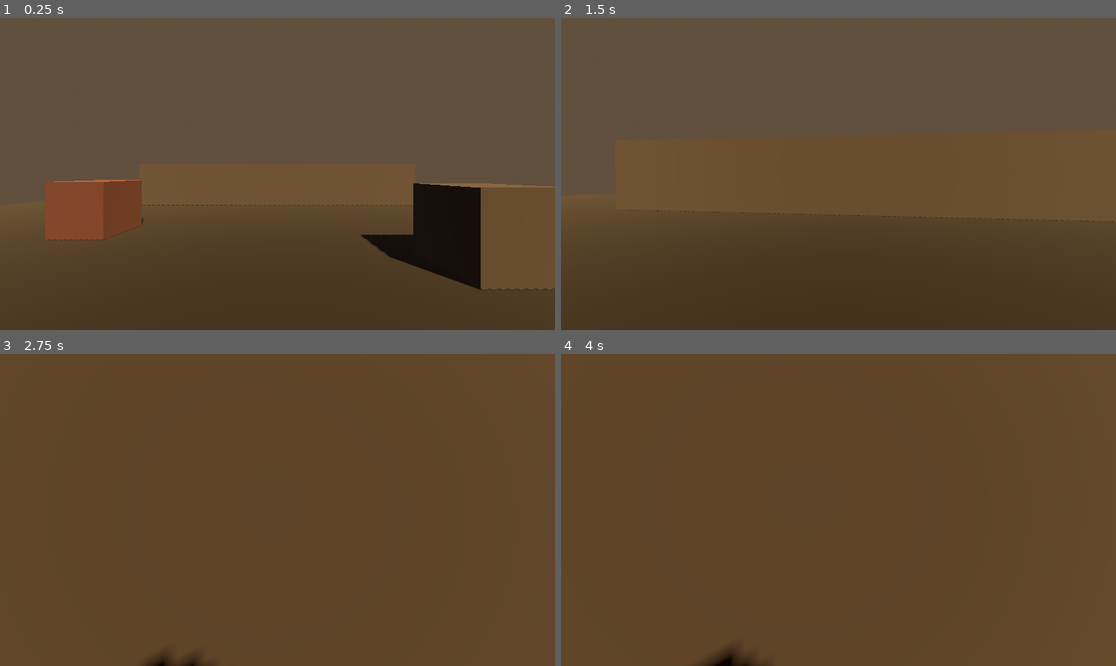
Above: before the commit, frames 1-4 (two rows, left to right).
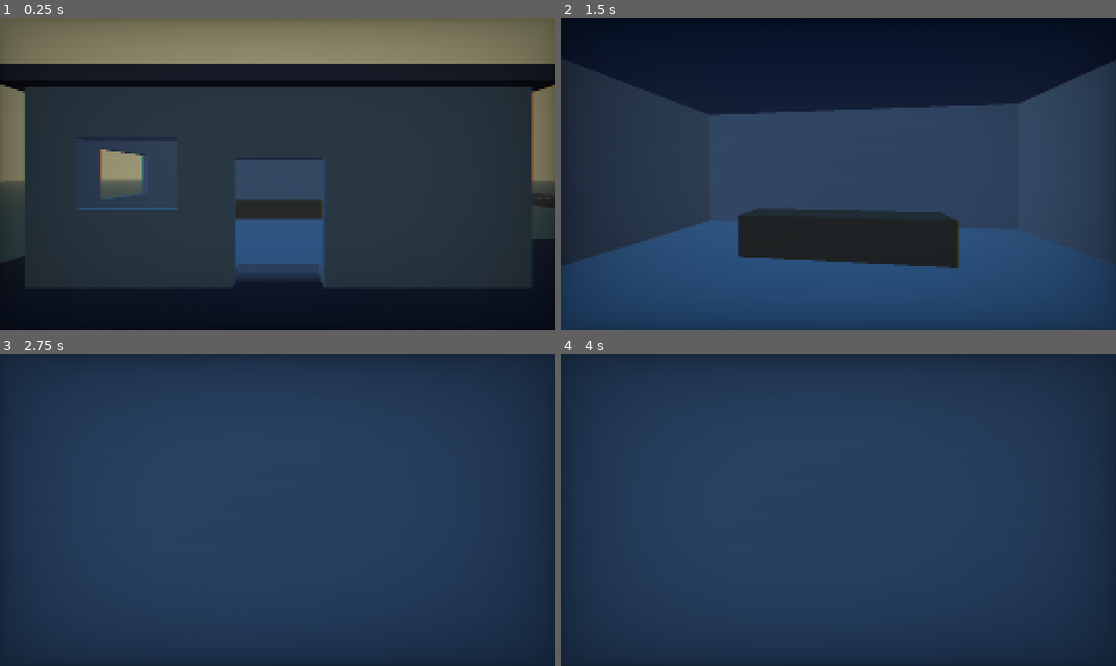
Above: after the commit, the same moments.

Repository: NorthSideXD/Apocalyptic-Inconvenience
Game: Godot game, scene res://scenes/game.tscn
Same seed, same stepped clock (60 frames per second), same inputs: the game is played once before the commit and once after it.
Inputs (mouse positions are in pixels of both pictures, inside the frame that each line leads up to):
- Up to frame 1 (0.25 s): no input
- Up to frame 2 (1.5 s): tap Enter (ui_accept) at 0.5, 0.77 s; move the mouse to (866, 174) at 0.52 s; hold Shift (sprint) 0.53-1.28 s; hold W (move_forward) from 0.53 s (still down); move the mouse to (810, 174) at 1.27 s; tap Shift (sprint) at 1.35 s
- Up to frame 3 (2.75 s): keep holding W (move_forward); tap Enter (ui_accept) at 1.52 s; move the mouse to (288, 503) at 2.02 s; hold Shift (sprint) from 2.03 s (still down)
- Up to frame 4 (4 s): keep holding W (move_forward); move the mouse to (832, 516) at 2.77 s; release Shift (sprint) at 2.78 s; tap Shift (sprint) at 2.85 s; tap Enter (ui_accept) at 3.02, 3.77 s; move the mouse to (877, 513) at 3.52 s; hold Shift (sprint) from 3.53 s (still down)

The runs differ from the first frame. In frame 1, 96% of the frame differs, in the area x 0-100%, y 0-100%; in frame 2, 100%; in frame 3, 100%; in frame 4, 100%.

Commit message:
Added game (night is pitch black :sob:)

Diff:
--- a/apocalyptic-inconvenience/project.godot
+++ b/apocalyptic-inconvenience/project.godot
@@ -14,6 +14,10 @@
 run/main_scene="res://scenes/game.tscn"
 config/features=PackedStringArray("4.5", "Forward Plus")
 config/icon="res://icon.svg"
+
+[display]
+
+window/size/mode=2
 
 [input]
 
--- a/apocalyptic-inconvenience/scenes/game.tscn
+++ b/apocalyptic-inconvenience/scenes/game.tscn
@@ -1,13 +1,16 @@
-[gd_scene load_steps=13 format=3]
+[gd_scene load_steps=14 format=3]
 
 [ext_resource type="Script" path="res://scripts/game.gd" id="1"]
 [ext_resource type="PackedScene" path="res://scenes/player.tscn" id="2"]
+[ext_resource type="PackedScene" path="res://scenes/gas_station.tscn" id="3"]
+[ext_resource type="Script" path="res://scripts/day_night_cycle.gd" id="4"]
+[ext_resource type="Shader" path="res://shaders/retro_post_process.gdshader" id="5"]
 
 [sub_resource type="ProceduralSkyMaterial" id="ProceduralSkyMaterial_1"]
-sky_top_color = Color(0.1, 0.1, 0.15, 1)
-sky_horizon_color = Color(0.3, 0.2, 0.15, 1)
-ground_bottom_color = Color(0.05, 0.05, 0.05, 1)
-ground_horizon_color = Color(0.3, 0.2, 0.15, 1)
+sky_top_color = Color(0.2, 0.35, 0.55, 1)
+sky_horizon_color = Color(0.6, 0.55, 0.45, 1)
+ground_bottom_color = Color(0.15, 0.12, 0.1, 1)
+ground_horizon_color = Color(0.6, 0.55, 0.45, 1)
 
 [sub_resource type="Sky" id="Sky_1"]
 sky_material = SubResource("ProceduralSkyMaterial_1")
@@ -17,31 +20,35 @@
 sky = SubResource("Sky_1")
 tonemap_mode = 2
 fog_enabled = true
-fog_light_color = Color(0.3, 0.25, 0.2, 1)
-fog_density = 0.01
+fog_light_color = Color(0.5, 0.45, 0.35, 1)
+fog_density = 0.008
 volumetric_fog_enabled = true
-volumetric_fog_density = 0.02
+volumetric_fog_density = 0.015
 
-[sub_resource type="BoxShape3D" id="BoxShape3D_ground"]
-size = Vector3(40, 1, 40)
+[sub_resource type="StandardMaterial3D" id="mat_desert"]
+albedo_color = Color(0.6, 0.5, 0.35, 1)
 
-[sub_resource type="BoxMesh" id="BoxMesh_ground"]
-size = Vector3(40, 1, 40)
+[sub_resource type="StandardMaterial3D" id="mat_road"]
+albedo_color = Color(0.18, 0.18, 0.18, 1)
 
-[sub_resource type="StandardMaterial3D" id="StandardMaterial3D_ground"]
-albedo_color = Color(0.25, 0.22, 0.18, 1)
+[sub_resource type="StandardMaterial3D" id="mat_road_line"]
+albedo_color = Color(0.7, 0.65, 0.2, 1)
 
-[sub_resource type="BoxShape3D" id="BoxShape3D_block"]
-size = Vector3(2, 2, 2)
+[sub_resource type="StandardMaterial3D" id="mat_parking"]
+albedo_color = Color(0.22, 0.21, 0.2, 1)
 
-[sub_resource type="BoxMesh" id="BoxMesh_block"]
-size = Vector3(2, 2, 2)
-
-[sub_resource type="StandardMaterial3D" id="StandardMaterial3D_block1"]
-albedo_color = Color(0.4, 0.35, 0.3, 1)
-
-[sub_resource type="StandardMaterial3D" id="StandardMaterial3D_block2"]
-albedo_color = Color(0.5, 0.3, 0.25, 1)
+[sub_resource type="ShaderMaterial" id="ShaderMaterial_retro"]
+shader = ExtResource("5")
+shader_parameter/pixel_size = 3.0
+shader_parameter/scanline_strength = 0.12
+shader_parameter/scanline_frequency = 400.0
+shader_parameter/color_bleed = 0.25
+shader_parameter/vignette_strength = 0.4
+shader_parameter/aberration = 0.8
+shader_parameter/shadow_tint = Color(0.25, 0.12, 0.35, 1)
+shader_parameter/midtone_tint = Color(0.15, 0.3, 0.18, 1)
+shader_parameter/highlight_tint = Color(0.28, 0.38, 0.22, 1)
+shader_parameter/tint_strength = 0.35
 
 [node name="Game" type="Node3D"]
 script = ExtResource("1")
@@ -50,82 +57,59 @@
 environment = SubResource("Environment_1")
 
 [node name="DirectionalLight3D" type="DirectionalLight3D" parent="."]
-transform = Transform3D(0.866, -0.354, 0.354, 0, 0.707, 0.707, -0.5, -0.612, 0.612, 0, 10, 0)
-light_color = Color(0.9, 0.8, 0.6, 1)
-light_energy = 0.8
+transform = Transform3D(0.866, -0.354, 0.354, 0, 0.707, 0.707, -0.5, -0.612, 0.612, 0, 20, 0)
+light_color = Color(1, 0.95, 0.8, 1)
+light_energy = 1.0
 shadow_enabled = true
 
-[node name="Ground" type="StaticBody3D" parent="."]
-transform = Transform3D(1, 0, 0, 0, 1, 0, 0, 0, 1, 0, -0.5, 0)
+[node name="DayNightCycle" type="Node3D" parent="."]
+script = ExtResource("4")
+day_duration_seconds = 180.0
+time_of_day = 0.35
 
-[node name="CollisionShape3D" type="CollisionShape3D" parent="Ground"]
-shape = SubResource("BoxShape3D_ground")
+[node name="DesertGround" type="CSGBox3D" parent="."]
+transform = Transform3D(1, 0, 0, 0, 1, 0, 0, 0, 1, 0, -0.25, 0)
+use_collision = true
+size = Vector3(200, 0.5, 200)
+material = SubResource("mat_desert")
 
-[node name="MeshInstance3D" type="MeshInstance3D" parent="Ground"]
-mesh = SubResource("BoxMesh_ground")
-surface_material_override/0 = SubResource("StandardMaterial3D_ground")
+[node name="Highway" type="CSGBox3D" parent="."]
+transform = Transform3D(1, 0, 0, 0, 1, 0, 0, 0, 1, 25, 0.02, 0)
+use_collision = true
+size = Vector3(12, 0.1, 200)
+material = SubResource("mat_road")
+
+[node name="HighwayCenterLine" type="CSGBox3D" parent="."]
+transform = Transform3D(1, 0, 0, 0, 1, 0, 0, 0, 1, 25, 0.08, 0)
+size = Vector3(0.2, 0.02, 200)
+material = SubResource("mat_road_line")
+
+[node name="ParkingLot" type="CSGBox3D" parent="."]
+transform = Transform3D(1, 0, 0, 0, 1, 0, 0, 0, 1, 5, 0.01, 10)
+use_collision = true
+size = Vector3(24, 0.08, 18)
+material = SubResource("mat_parking")
+
+[node name="AccessRoad" type="CSGBox3D" parent="."]
+transform = Transform3D(1, 0, 0, 0, 1, 0, 0, 0, 1, 17, 0.01, 10)
+use_collision = true
+size = Vector3(8, 0.08, 8)
+material = SubResource("mat_road")
+
+[node name="GasStation" parent="." instance=ExtResource("3")]
+transform = Transform3D(1, 0, 0, 0, 1, 0, 0, 0, 1, 0, 0, 0)
 
 [node name="Player" parent="." instance=ExtResource("2")]
-transform = Transform3D(1, 0, 0, 0, 1, 0, 0, 0, 1, 0, 1, 0)
+transform = Transform3D(1, 0, 0, 0, 1, 0, 0, 0, 1, 0, 1, 8)
 
-[node name="Block1" type="StaticBody3D" parent="."]
-transform = Transform3D(1, 0, 0, 0, 1, 0, 0, 0, 1, 5, 1, -5)
+[node name="PostProcess" type="CanvasLayer" parent="."]
+layer = 10
 
-[node name="CollisionShape3D" type="CollisionShape3D" parent="Block1"]
-shape = SubResource("BoxShape3D_block")
-
-[node name="MeshInstance3D" type="MeshInstance3D" parent="Block1"]
-mesh = SubResource("BoxMesh_block")
-surface_material_override/0 = SubResource("StandardMaterial3D_block1")
-
-[node name="Block2" type="StaticBody3D" parent="."]
-transform = Transform3D(1, 0, 0, 0, 1, 0, 0, 0, 1, -4, 1, 3)
-
-[node name="CollisionShape3D" type="CollisionShape3D" parent="Block2"]
-shape = SubResource("BoxShape3D_block")
-
-[node name="MeshInstance3D" type="MeshInstance3D" parent="Block2"]
-mesh = SubResource("BoxMesh_block")
-surface_material_override/0 = SubResource("StandardMaterial3D_block2")
-
-[node name="Block3" type="StaticBody3D" parent="."]
-transform = Transform3D(1, 0, 0, 0, 1, 0, 0, 0, 1, 8, 1, 6)
-
-[node name="CollisionShape3D" type="CollisionShape3D" parent="Block3"]
-shape = SubResource("BoxShape3D_block")
-
-[node name="MeshInstance3D" type="MeshInstance3D" parent="Block3"]
-mesh = SubResource("BoxMesh_block")
-surface_material_override/0 = SubResource("StandardMaterial3D_block1")
-
-[node name="Block4" type="StaticBody3D" parent="."]
-transform = Transform3D(1, 0, 0, 0, 1, 0, 0, 0, 1, -7, 1, -8)
-
-[node name="CollisionShape3D" type="CollisionShape3D" parent="Block4"]
-shape = SubResource("BoxShape3D_block")
-
-[node name="MeshInstance3D" type="MeshInstance3D" parent="Block4"]
-mesh = SubResource("BoxMesh_block")
-surface_material_override/0 = SubResource("StandardMaterial3D_block2")
-
-[node name="Wall_North" type="StaticBody3D" parent="."]
-transform = Transform3D(1, 0, 0, 0, 1, 0, 0, 0, 1, 0, 1.5, -15)
-
-[node name="CollisionShape3D" type="CollisionShape3D" parent="Wall_North"]
-shape = SubResource("BoxShape3D_block")
-
-[node name="MeshInstance3D" type="MeshInstance3D" parent="Wall_North"]
-transform = Transform3D(10, 0, 0, 0, 1.5, 0, 0, 0, 0.25, 0, 0, 0)
-mesh = SubResource("BoxMesh_block")
-surface_material_override/0 = SubResource("StandardMaterial3D_block1")
-
-[node name="Wall_South" type="StaticBody3D" parent="."]
-transform = Transform3D(1, 0, 0, 0, 1, 0, 0, 0, 1, 0, 1.5, 15)
-
-[node name="CollisionShape3D" type="CollisionShape3D" parent="Wall_South"]
-shape = SubResource("BoxShape3D_block")
-
-[node name="MeshInstance3D" type="MeshInstance3D" parent="Wall_South"]
-transform = Transform3D(10, 0, 0, 0, 1.5, 0, 0, 0, 0.25, 0, 0, 0)
-mesh = SubResource("BoxMesh_block")
-surface_material_override/0 = SubResource("StandardMaterial3D_block1")
+[node name="RetroFilter" type="ColorRect" parent="PostProcess"]
+anchors_preset = 15
+anchor_right = 1.0
+anchor_bottom = 1.0
+grow_horizontal = 2
+grow_vertical = 2
+mouse_filter = 2
+material = SubResource("ShaderMaterial_retro")
--- /dev/null
+++ b/apocalyptic-inconvenience/scenes/gas_station.tscn
@@ -0,0 +1,114 @@
+[gd_scene load_steps=8 format=3]
+
+[sub_resource type="StandardMaterial3D" id="mat_walls"]
+albedo_color = Color(0.55, 0.5, 0.42, 1)
+
+[sub_resource type="StandardMaterial3D" id="mat_roof"]
+albedo_color = Color(0.35, 0.3, 0.28, 1)
+
+[sub_resource type="StandardMaterial3D" id="mat_floor"]
+albedo_color = Color(0.4, 0.38, 0.35, 1)
+
+[sub_resource type="StandardMaterial3D" id="mat_canopy"]
+albedo_color = Color(0.6, 0.58, 0.55, 1)
+
+[sub_resource type="StandardMaterial3D" id="mat_pillar"]
+albedo_color = Color(0.5, 0.48, 0.45, 1)
+
+[sub_resource type="StandardMaterial3D" id="mat_pump"]
+albedo_color = Color(0.7, 0.25, 0.2, 1)
+
+[sub_resource type="StandardMaterial3D" id="mat_counter"]
+albedo_color = Color(0.45, 0.35, 0.25, 1)
+
+[node name="GasStation" type="Node3D"]
+
+[node name="BuildingShell" type="CSGCombiner3D" parent="."]
+use_collision = true
+
+[node name="Outer" type="CSGBox3D" parent="BuildingShell"]
+transform = Transform3D(1, 0, 0, 0, 1, 0, 0, 0, 1, 0, 2, 0)
+size = Vector3(10, 4, 8)
+material = SubResource("mat_walls")
+
+[node name="Interior" type="CSGBox3D" parent="BuildingShell"]
+transform = Transform3D(1, 0, 0, 0, 1, 0, 0, 0, 1, 0, 2.1, 0)
+operation = 2
+size = Vector3(9.6, 3.6, 7.6)
+
+[node name="Doorway" type="CSGBox3D" parent="BuildingShell"]
+transform = Transform3D(1, 0, 0, 0, 1, 0, 0, 0, 1, 0, 1.3, 4)
+operation = 2
+size = Vector3(1.8, 2.6, 1.0)
+
+[node name="WindowLeft" type="CSGBox3D" parent="BuildingShell"]
+transform = Transform3D(1, 0, 0, 0, 1, 0, 0, 0, 1, -5, 2.3, 1.5)
+operation = 2
+size = Vector3(1.0, 1.4, 2.0)
+
+[node name="WindowFront" type="CSGBox3D" parent="BuildingShell"]
+transform = Transform3D(1, 0, 0, 0, 1, 0, 0, 0, 1, -3.0, 2.3, 4)
+operation = 2
+size = Vector3(2.0, 1.4, 1.0)
+
+[node name="Roof" type="CSGBox3D" parent="."]
+transform = Transform3D(1, 0, 0, 0, 1, 0, 0, 0, 1, 0, 4.15, 0)
+use_collision = true
+size = Vector3(10.6, 0.3, 8.6)
+material = SubResource("mat_roof")
+
+[node name="Floor" type="CSGBox3D" parent="."]
+transform = Transform3D(1, 0, 0, 0, 1, 0, 0, 0, 1, 0, 0.05, 0)
+size = Vector3(9.5, 0.1, 7.5)
+material = SubResource("mat_floor")
+
+[node name="Counter" type="CSGBox3D" parent="."]
+transform = Transform3D(1, 0, 0, 0, 1, 0, 0, 0, 1, 0, 0.55, -1.5)
+use_collision = true
+size = Vector3(4.0, 1.1, 0.8)
+material = SubResource("mat_counter")
+
+[node name="Canopy" type="Node3D" parent="."]
+transform = Transform3D(1, 0, 0, 0, 1, 0, 0, 0, 1, 0, 0, 12)
+
+[node name="Roof" type="CSGBox3D" parent="Canopy"]
+transform = Transform3D(1, 0, 0, 0, 1, 0, 0, 0, 1, 0, 3.8, 0)
+use_collision = true
+size = Vector3(9, 0.25, 6)
+material = SubResource("mat_canopy")
+
+[node name="Pillar_FL" type="CSGBox3D" parent="Canopy"]
+transform = Transform3D(1, 0, 0, 0, 1, 0, 0, 0, 1, -3.8, 1.9, -2.5)
+use_collision = true
+size = Vector3(0.3, 3.8, 0.3)
+material = SubResource("mat_pillar")
+
+[node name="Pillar_FR" type="CSGBox3D" parent="Canopy"]
+transform = Transform3D(1, 0, 0, 0, 1, 0, 0, 0, 1, 3.8, 1.9, -2.5)
+use_collision = true
+size = Vector3(0.3, 3.8, 0.3)
+material = SubResource("mat_pillar")
+
+[node name="Pillar_BL" type="CSGBox3D" parent="Canopy"]
+transform = Transform3D(1, 0, 0, 0, 1, 0, 0, 0, 1, -3.8, 1.9, 2.5)
+use_collision = true
+size = Vector3(0.3, 3.8, 0.3)
+material = SubResource("mat_pillar")
+
+[node name="Pillar_BR" type="CSGBox3D" parent="Canopy"]
+transform = Transform3D(1, 0, 0, 0, 1, 0, 0, 0, 1, 3.8, 1.9, 2.5)
+use_collision = true
+size = Vector3(0.3, 3.8, 0.3)
+material = SubResource("mat_pillar")
+
+[node name="FuelPump1" type="CSGBox3D" parent="Canopy"]
+transform = Transform3D(1, 0, 0, 0, 1, 0, 0, 0, 1, -1.5, 0.75, 0)
+use_collision = true
+size = Vector3(0.6, 1.5, 0.5)
+material = SubResource("mat_pump")
+
+[node name="FuelPump2" type="CSGBox3D" parent="Canopy"]
+transform = Transform3D(1, 0, 0, 0, 1, 0, 0, 0, 1, 1.5, 0.75, 0)
+use_collision = true
+size = Vector3(0.6, 1.5, 0.5)
+material = SubResource("mat_pump")
--- /dev/null
+++ b/apocalyptic-inconvenience/scripts/day_night_cycle.gd
@@ -0,0 +1,84 @@
+extends Node3D
+
+@export var day_duration_seconds := 120.0  # Full day cycle length
+@export var time_of_day := 0.3              # 0.0 = midnight, 0.25 = sunrise, 0.5 = noon, 0.75 = sunset
+
+@onready var sun: DirectionalLight3D = $"../DirectionalLight3D"
+@onready var world_env: WorldEnvironment = $"../WorldEnvironment"
+
+# Sky colors
+var sky_day_top := Color(0.2, 0.35, 0.55)
+var sky_day_horizon := Color(0.6, 0.55, 0.45)
+var sky_night_top := Color(0.03, 0.03, 0.06)
+var sky_night_horizon := Color(0.08, 0.06, 0.1)
+var sky_sunset_top := Color(0.15, 0.1, 0.2)
+var sky_sunset_horizon := Color(0.7, 0.3, 0.15)
+
+# Sun colors
+var sun_day_color := Color(1.0, 0.95, 0.8)
+var sun_sunset_color := Color(1.0, 0.5, 0.2)
+var sun_night_color := Color(0.15, 0.15, 0.3)
+
+var sky_material: ProceduralSkyMaterial
+
+func _ready() -> void:
+	sky_material = world_env.environment.sky.sky_material as ProceduralSkyMaterial
+
+func _process(delta: float) -> void:
+	time_of_day += delta / day_duration_seconds
+	if time_of_day >= 1.0:
+		time_of_day -= 1.0
+
+	_update_sun()
+	_update_sky()
+	_update_fog()
+
+func _update_sun() -> void:
+	# Rotate sun through the sky (0.5 = noon = overhead)
+	var sun_angle := (time_of_day - 0.25) * TAU
+	sun.rotation_degrees = Vector3(rad_to_deg(sun_angle), -30.0, 0.0)
+
+	# Sun intensity: strong during day, off at night
+	var day_factor := _get_day_factor()
+	sun.light_energy = lerpf(0.02, 1.0, day_factor)
+
+	# Sun color shifts at sunset/sunrise
+	var sunset_factor := _get_sunset_factor()
+	var base_color := sun_day_color.lerp(sun_night_color, 1.0 - day_factor)
+	sun.light_color = base_color.lerp(sun_sunset_color, sunset_factor)
+
+func _update_sky() -> void:
+	var day_factor := _get_day_factor()
+	var sunset_factor := _get_sunset_factor()
+
+	var top := sky_day_top.lerp(sky_night_top, 1.0 - day_factor)
+	top = top.lerp(sky_sunset_top, sunset_factor)
+
+	var horizon := sky_day_horizon.lerp(sky_night_horizon, 1.0 - day_factor)
+	horizon = horizon.lerp(sky_sunset_horizon, sunset_factor)
+
+	sky_material.sky_top_color = top
+	sky_material.sky_horizon_color = horizon
+	sky_material.ground_horizon_color = horizon
+	sky_material.ground_bottom_color = top.darkened(0.5)
+
+func _update_fog() -> void:
+	var day_factor := _get_day_factor()
+	var env := world_env.environment
+
+	env.fog_light_color = sky_material.sky_horizon_color.darkened(0.2)
+	env.fog_density = lerpf(0.015, 0.005, day_factor)
+	env.volumetric_fog_density = lerpf(0.035, 0.015, day_factor)
+
+# 1.0 = full day, 0.0 = full night
+func _get_day_factor() -> float:
+	# Day runs roughly from 0.25 (sunrise) to 0.75 (sunset)
+	var dist_from_noon := absf(time_of_day - 0.5)
+	return clampf(1.0 - smoothstep(0.15, 0.3, dist_from_noon), 0.0, 1.0)
+
+# 1.0 = peak sunset/sunrise, 0.0 = not sunset
+func _get_sunset_factor() -> float:
+	var sunrise_dist := absf(time_of_day - 0.25)
+	var sunset_dist := absf(time_of_day - 0.75)
+	var closest := minf(sunrise_dist, sunset_dist)
+	return clampf(1.0 - smoothstep(0.0, 0.08, closest), 0.0, 1.0)
--- /dev/null
+++ b/apocalyptic-inconvenience/shaders/retro_post_process.gdshader
@@ -0,0 +1,62 @@
+shader_type canvas_item;
+
+uniform sampler2D screen_texture : hint_screen_texture, filter_nearest;
+uniform float pixel_size : hint_range(1.0, 12.0, 1.0) = 3.0;
+uniform float scanline_strength : hint_range(0.0, 1.0) = 0.15;
+uniform float scanline_frequency : hint_range(100.0, 800.0) = 400.0;
+uniform float color_bleed : hint_range(0.0, 1.0) = 0.3;
+uniform float vignette_strength : hint_range(0.0, 1.0) = 0.4;
+uniform float aberration : hint_range(0.0, 3.0) = 0.8;
+
+// Green/purple tint controls
+uniform vec3 shadow_tint : source_color = vec3(0.25, 0.12, 0.35);   // Purple in darks
+uniform vec3 midtone_tint : source_color = vec3(0.15, 0.3, 0.18);   // Green in mids
+uniform vec3 highlight_tint : source_color = vec3(0.28, 0.38, 0.22); // Sickly green in brights
+uniform float tint_strength : hint_range(0.0, 1.0) = 0.35;
+
+void fragment() {
+	vec2 screen_size = vec2(textureSize(screen_texture, 0));
+	vec2 uv = SCREEN_UV;
+
+	// Pixelation
+	vec2 pixel_uv = floor(uv * screen_size / pixel_size) * pixel_size / screen_size;
+
+	// Chromatic aberration (offset R and B channels slightly)
+	float ab = aberration / screen_size.x;
+	float r = texture(screen_texture, pixel_uv + vec2(ab, 0.0)).r;
+	float g = texture(screen_texture, pixel_uv).g;
+	float b = texture(screen_texture, pixel_uv - vec2(ab, 0.0)).b;
+	vec3 color = vec3(r, g, b);
+
+	// Color bleed between channels for that CRT feel
+	color.r = mix(color.r, (color.r + color.g) * 0.5, color_bleed * 0.3);
+	color.b = mix(color.b, (color.b + color.g) * 0.5, color_bleed * 0.3);
+
+	// Luminance for tint mapping
+	float lum = dot(color, vec3(0.299, 0.587, 0.114));
+
+	// Three-way color tint (shadows / midtones / highlights)
+	vec3 shadow_weight = vec3(clamp(1.0 - lum * 2.0, 0.0, 1.0));
+	vec3 highlight_weight = vec3(clamp(lum * 2.0 - 1.0, 0.0, 1.0));
+	vec3 midtone_weight = vec3(1.0) - shadow_weight - highlight_weight;
+
+	vec3 tint = shadow_tint * shadow_weight + midtone_tint * midtone_weight + highlight_tint * highlight_weight;
+	color = mix(color, color * (vec3(1.0) + tint), tint_strength);
+
+	// Scanlines
+	float scanline = sin(uv.y * scanline_frequency * PI) * 0.5 + 0.5;
+	scanline = pow(scanline, 1.5);
+	color *= mix(1.0, scanline, scanline_strength);
+
+	// Vignette
+	vec2 vig_uv = uv * (1.0 - uv);
+	float vig = vig_uv.x * vig_uv.y * 20.0;
+	vig = clamp(pow(vig, 0.4), 0.0, 1.0);
+	color *= mix(1.0, vig, vignette_strength);
+
+	// Slight contrast boost to make colors pop through the filter
+	color = (color - 0.5) * 1.1 + 0.5;
+	color = clamp(color, 0.0, 1.0);
+
+	COLOR = vec4(color, 1.0);
+}
Not shown, added: apocalyptic-inconvenience/scripts/day_night_cycle.gd.uid
Not shown, added: apocalyptic-inconvenience/shaders/retro_post_process.gdshader.uid
Not shown, changed: .DS_Store
Not shown, changed: apocalyptic-inconvenience/.DS_Store
